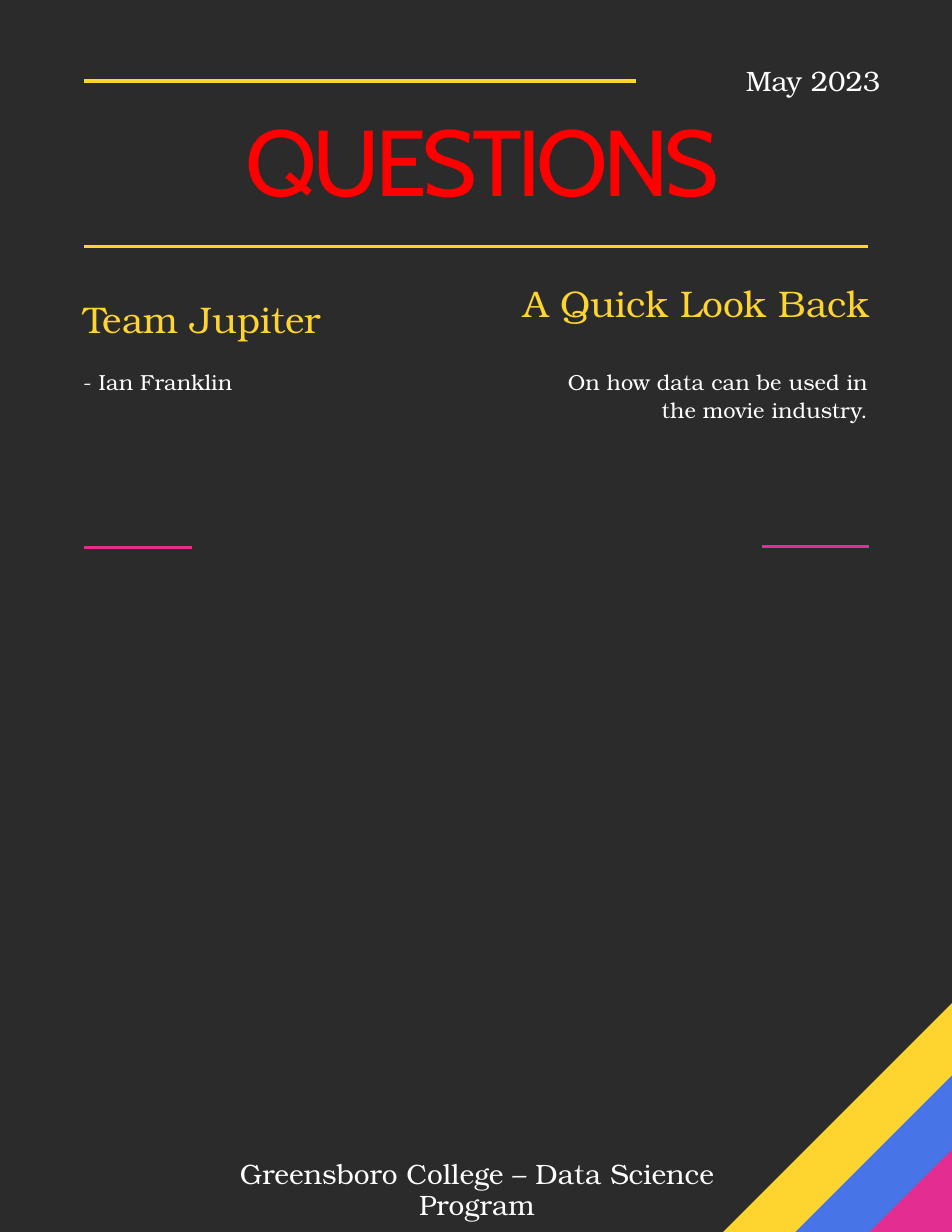
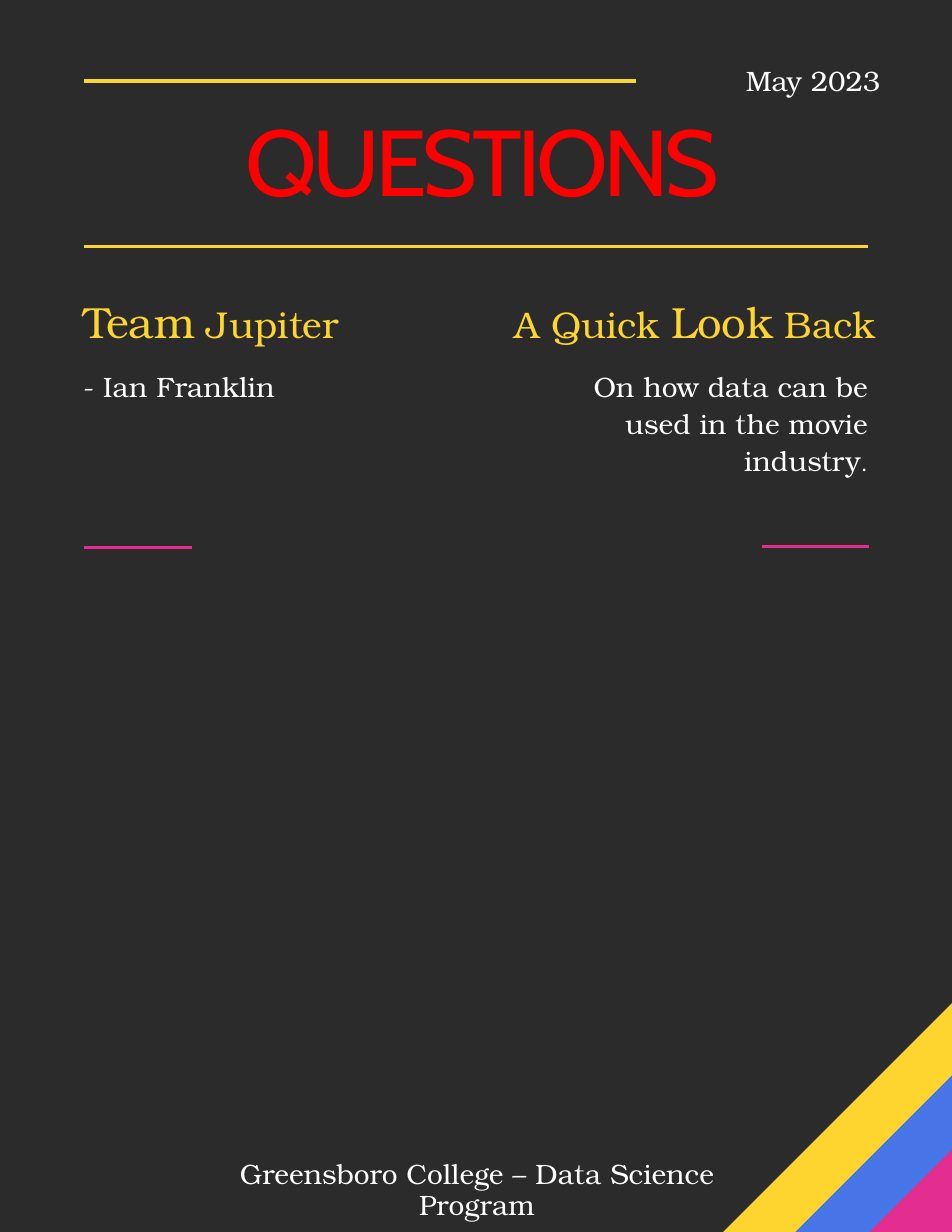
Before and after one commit to IanFranklin/Final_Project_Team_Jupiter, a slide deck: slide 18 of Media/Box Office Success.pptx (slide 14 before the commit). Drawn at 952x1232 pixels with LibreOffice and Linux fonts; fonts in the diff are those of the drawing; background and template pictures are left out; a plain dark background stands for a picture behind light text. Boxes give left, top, right and bottom in pixels: in the first picture for what was removed or moved away, otherwise in the second. Text is boxed around its words. In the diff, an @@ line names an element or a change of style, - is before the commit and + after.

```diff
--- a/Media/Box Office Success.pptx
+++ b/Media/Box Office Success.pptx
@@ text "Team Jupiter" at [83, 308, 339, 347]: size 23.8 to 28 pt in "Team"; size 23.8 to 24 pt in "Jupiter" @@
@@ text "A Quick Look Back": place and size @@
-text "A Quick Look Back" at [523, 290, 869, 324]
+text "A Quick Look Back" at [514, 306, 875, 345]
@@ text "A Quick Look Back" at [514, 306, 875, 345]: size 23.8 to 28 pt in "Look" @@
@@ text "- Ian Franklin" at [103, 377, 274, 398]: size 14 to 18 pt @@
@@ text "On how data can be ..." at [594, 377, 868, 477]: size 14 to 18 pt @@
```
Also in this commit, not shown: 9 other slides changed, 8 slides added, 4 slides removed, 28 other files.
